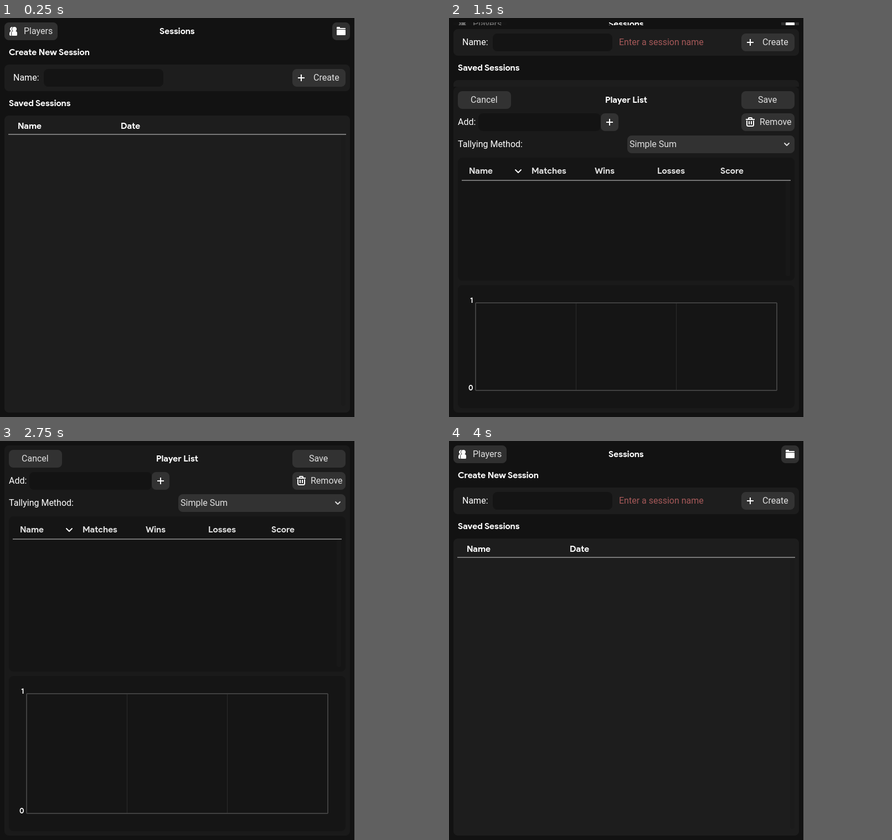
Above: before the commit, frames 1-4 (two rows, left to right).
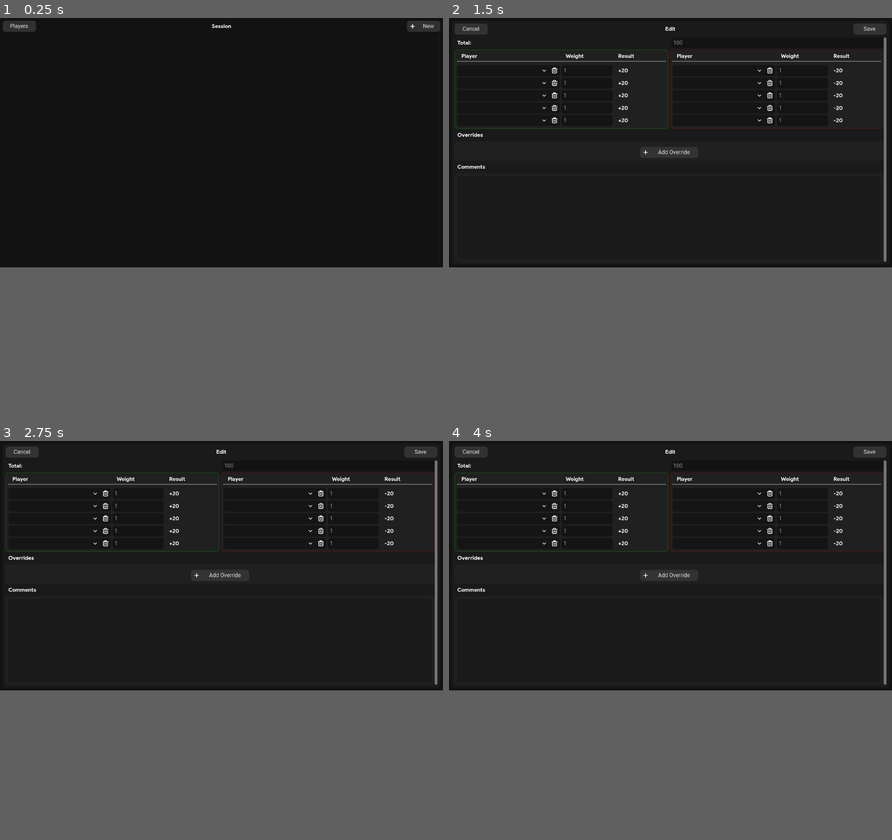
Above: after the commit, the same moments.

Repository: bububirb/point-calculator
Game: Godot game, scene res://scenes/main.tscn
Two runs of this game, one before a commit and one after it. Both use one fixed random seed, a clock stepped at 60 frames per second and the inputs below. Before the commit the project starts from res://scenes/sessions_list.tscn.
Inputs (mouse positions are in pixels of both pictures, inside the frame that each line leads up to):
- Up to frame 1 (0.25 s): no input
- Up to frame 2 (1.5 s): click "Create" (after the commit: "New") at 0.5 s; click "Players" at 1.25 s
- Up to frame 3 (2.75 s): click (341, 444) at 2.02 s
- Up to frame 4 (4 s): click (754, 456) at 2.77 s; click (754, 488) at 3.52 s
In our replay, the window is 640x720 before the commit and 800x450 after it. These sizes can differ from the game's own. Grey fills any space a smaller window leaves; there, only what the larger window draws over its background counts as a difference.

The runs differ from the first frame. In frame 1, 2.1% of the frame differs, in the area x 0-100%, y 0-30%; in frame 2, 5.2%, in the area x 1-99%, y 1-94%; in frame 3, 4.7%; in frame 4, 3.0%.
Error after the commit: Attempt to call function 'file_exists' in base 'null instance' on a null instance. (res://scripts/editor.gd:258)

Commit message:
Update Project Files

Diff:
--- a/project.godot
+++ b/project.godot
@@ -10,14 +10,15 @@
 
 [application]
 
-config/name="Point Calculator"
-run/main_scene="res://scenes/sessions_list.tscn"
+config/name="Scorekeeper"
+run/main_scene="res://scenes/main.tscn"
 config/features=PackedStringArray("4.1", "Mobile")
 run/low_processor_mode=true
 boot_splash/bg_color=Color(0.0705882, 0.0705882, 0.0705882, 1)
-boot_splash/image="res://assets/icons/splash.png"
-config/icon="res://icon.svg"
-config/windows_native_icon="res://assets/icons/windows-icons/icon-windows.ico"
+boot_splash/image="res://assets/icons/app_icons/splash.png"
+boot_splash/fullsize=false
+config/icon="res://assets/icons/platform_icons/platform_icon_128px.svg"
+config/windows_native_icon="res://assets/icons/platform_icons/windows_icon.ico"
 
 [autoload]
 
@@ -26,24 +27,30 @@
 
 [display]
 
-window/size/viewport_width=1024
-window/size/viewport_height=1024
-window/size/window_width_override=640
-window/size/window_height_override=720
+window/size/viewport_width=1280
+window/size/viewport_height=720
+window/energy_saving/keep_screen_on=false
 window/per_pixel_transparency/allowed=true
 window/handheld/orientation=6
 
 [editor]
 
-movie_writer/movie_file="/mnt/windows/Users/User/Desktop/bubu/projects/godot/point-calculator-master/recordings/filtered_option_button.avi"
+movie_writer/mjpeg_quality=0.9
+movie_writer/movie_file="/mnt/windows/Users/User/Desktop/bubu/projects/godot/point-calculator-master/recordings/players_panel_pinning/frame.png"
 
 [gui]
 
 theme/custom="res://resources/themes/default_theme_desktop.tres"
-theme/custom_font="res://resources/fonts/roboto_regular.ttf"
+
+[input]
+
+quit={
+"deadzone": 0.5,
+"events": [null, Object(InputEventKey,"resource_local_to_scene":false,"resource_name":"","device":-1,"window_id":0,"alt_pressed":false,"shift_pressed":false,"ctrl_pressed":true,"meta_pressed":false,"pressed":false,"keycode":0,"physical_keycode":81,"key_label":0,"unicode":113,"echo":false,"script":null)
+]
+}
 
 [rendering]
 
-renderer/rendering_method="mobile"
 textures/vram_compression/import_etc2_astc=true
 environment/defaults/default_clear_color=Color(0.0705882, 0.0705882, 0.0705882, 1)
Not shown, changed: export_presets.cfg
